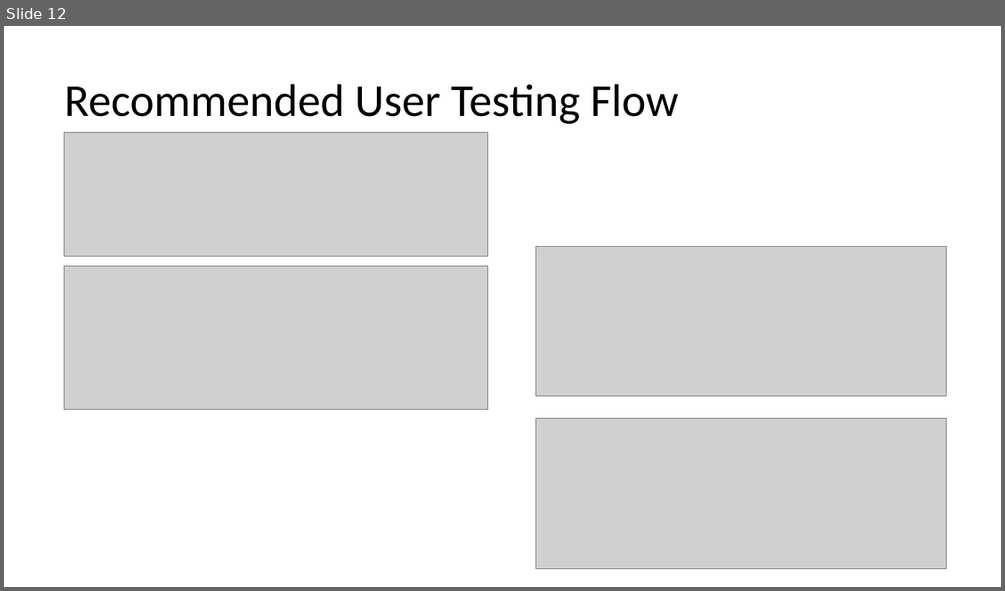
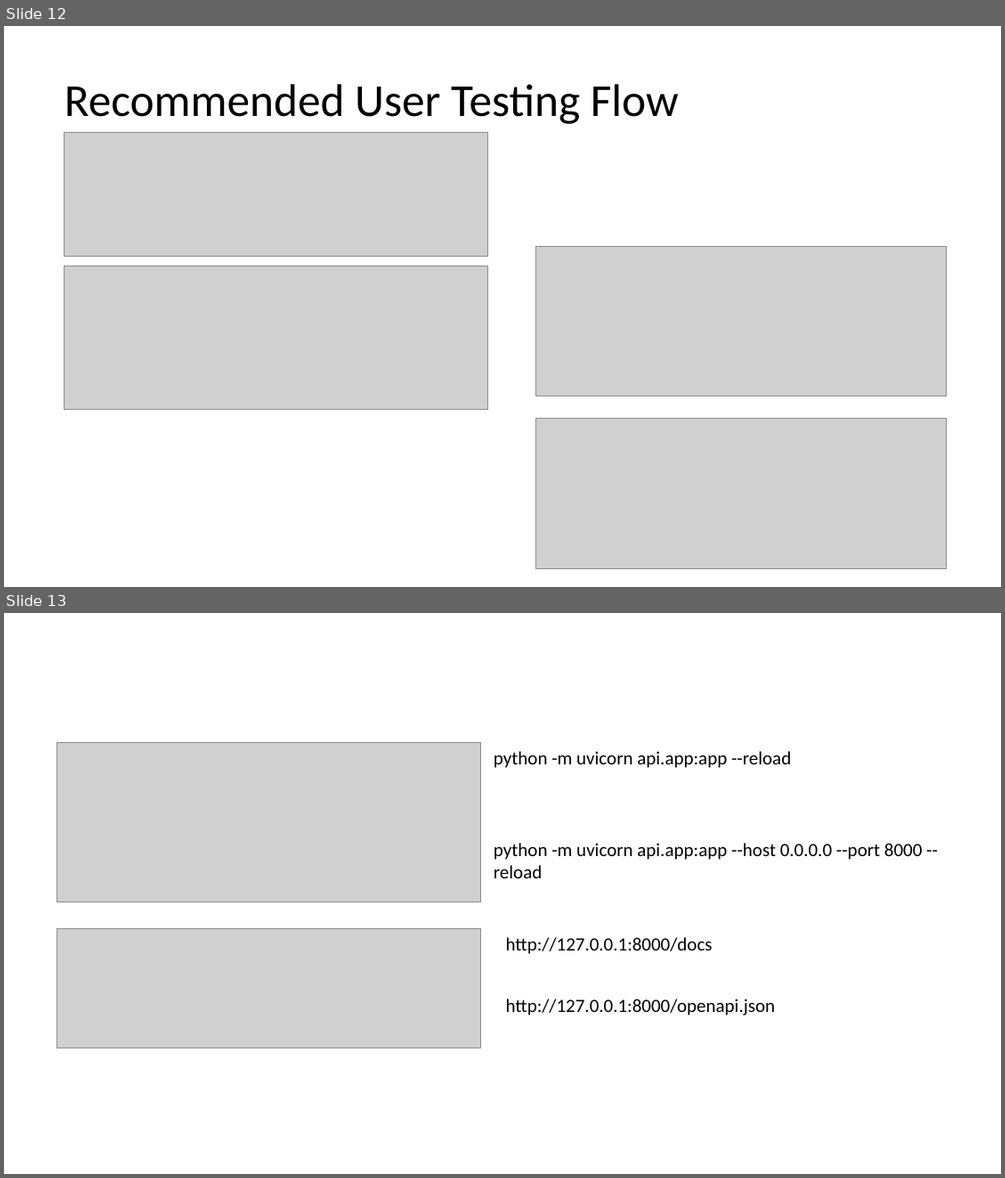
Before and after one commit to ammarofficial11/create-pr-cd-ran, a slide deck: RAN PR Automation.pptx. Shown one above the other, each under a label of ours: slide 12 before the commit, slides 12 and 13 after it. The pictures are 1005x591 and 1005x1178 pixels, drawn with LibreOffice and Linux fonts; fonts in the diff are those of the drawing; grey boxes stand for pictures. Boxes give left, top, right and bottom in pixels: in the first picture for what was removed or moved away, otherwise in the second. Text is boxed around its words. In the diff, an @@ line names an element or a change of style, - is before the commit and + after.

```diff
--- a/RAN PR Automation.pptx
+++ b/RAN PR Automation.pptx
@@ slide 13 added at [4, 613, 1001, 1174], background #FFFFFF @@
@@ picture added at [57, 742, 481, 901] @@
@@ text added at [494, 751, 791, 768], 18 pt, text #000000 @@
+python -m uvicorn api.app:app --reload
@@ text added at [494, 843, 922, 860], 18 pt, text #000000 @@
+python -m uvicorn api.app:app --host 0.0.0.0 --port 8000 --reload
@@ picture added at [57, 929, 481, 1047] @@
@@ text added at [506, 937, 712, 954], 18 pt, text #000000 @@
+http://127.0.0.1:8000/docs
@@ text added at [506, 998, 776, 1015], 18 pt, text #000000 @@
+http://127.0.0.1:8000/openapi.json
```
Also in this commit, not shown: 4 other slides added, 44 other files.
